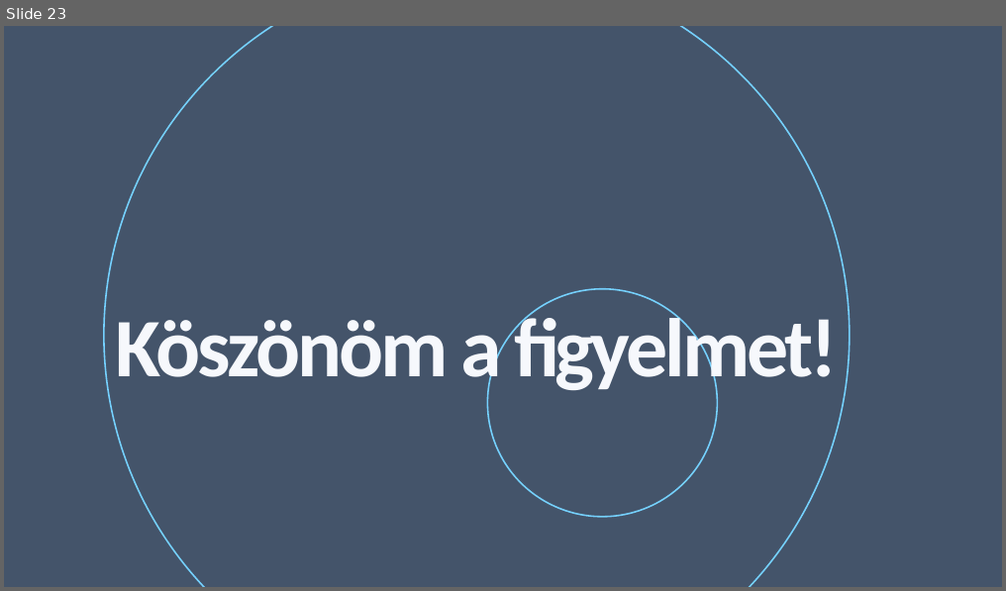
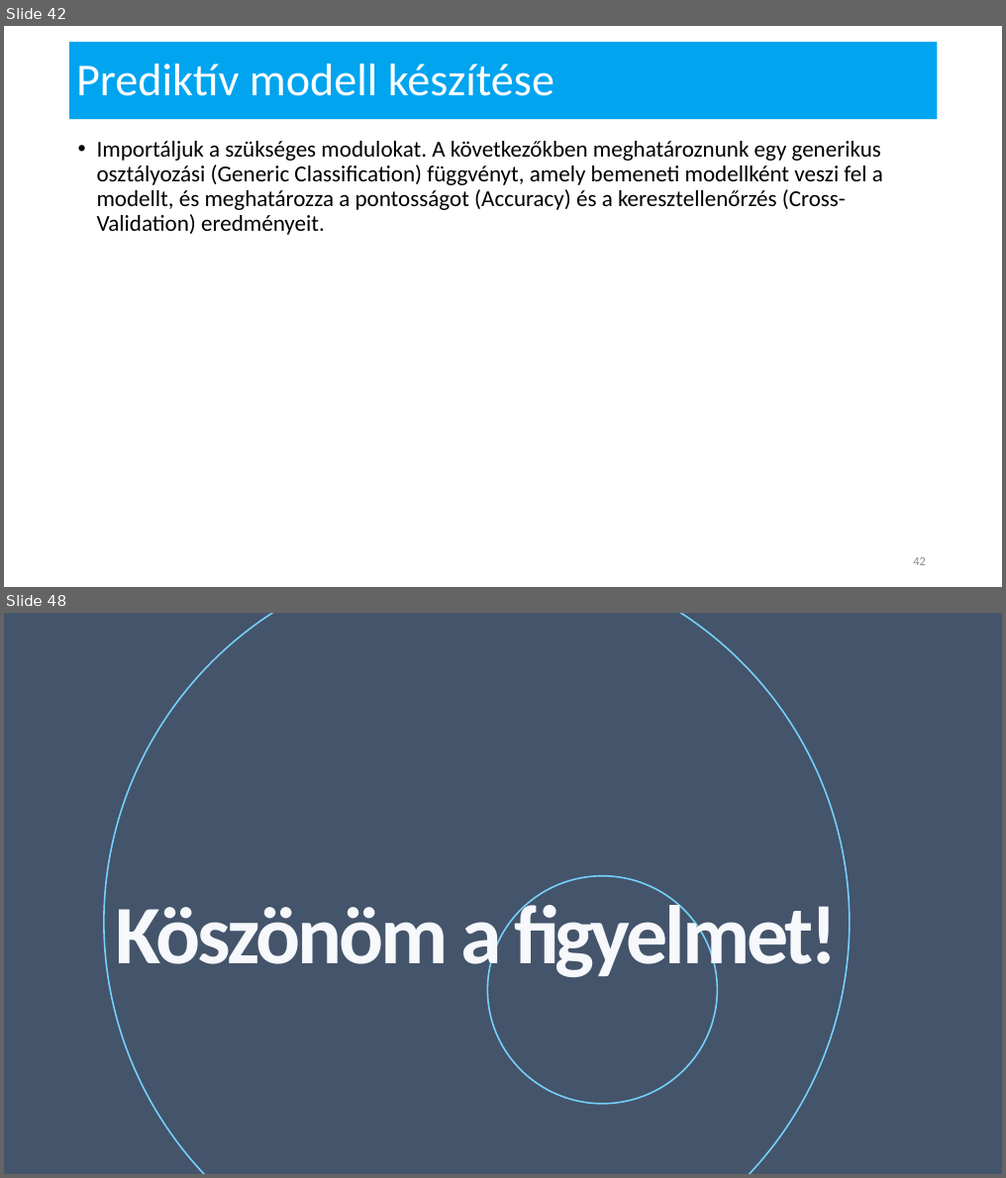
Before and after one commit to mshuedu/microsoft-ai-curriculum, a slide deck: 06-Azure Notebooks alapok/MI-6 - Azure Notebooks.pptx. Shown one above the other, each under a label of ours: slide 23 before the commit, slides 42 and 48 after it; the slides between them are not shown. The pictures are 1006x591 and 1006x1178 pixels, drawn with LibreOffice and Linux fonts; fonts in the diff are those of the drawing; background and template pictures are left out. Boxes give left, top, right and bottom in pixels: in the first picture for what was removed or moved away, otherwise in the second. Text is boxed around its words. In the diff, an @@ line names an element or a change of style, - is before the commit and + after.

```diff
--- a/06-Azure Notebooks alapok/MI-6 - Azure Notebooks.pptx
+++ b/06-Azure Notebooks alapok/MI-6 - Azure Notebooks.pptx
@@ slide 42 added at bbox=[4, 26, 1002, 587], background #FFFFFF @@
@@ rectangle added at bbox=[69, 42, 938, 120], fill #00A4EF @@
@@ title added at bbox=[76, 64, 554, 96], 44 pt, text #FFFEFF @@
+Prediktív modell készítése
@@ text added at bbox=[97, 141, 883, 235], 22 pt, text #000000 @@
+• Importáljuk a szükséges modulokat. A következőkben meghatároznunk egy generikus osztályozási (Generic Classification) függvényt, amely bemeneti modellként veszi fel a modellt, és meghatározza a pontosságot (Accuracy) és a keresztellenőrzés (Cross-Validation) eredményeit.
@@ page number added at bbox=[913, 558, 926, 566], 12 pt, text #8C8C8C @@
+42
@@ what was slide 23 is now slide 48 @@
```
Also in this commit, not shown: 1 slide changed, 24 other slides added, 27 other files.
